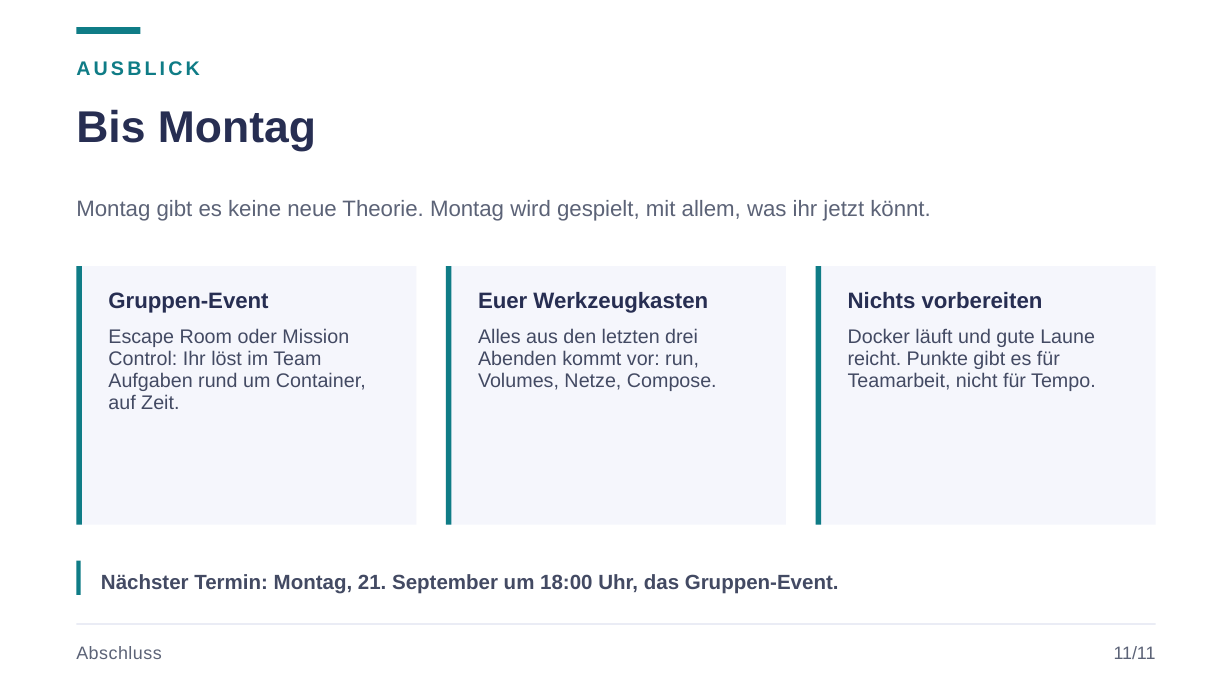
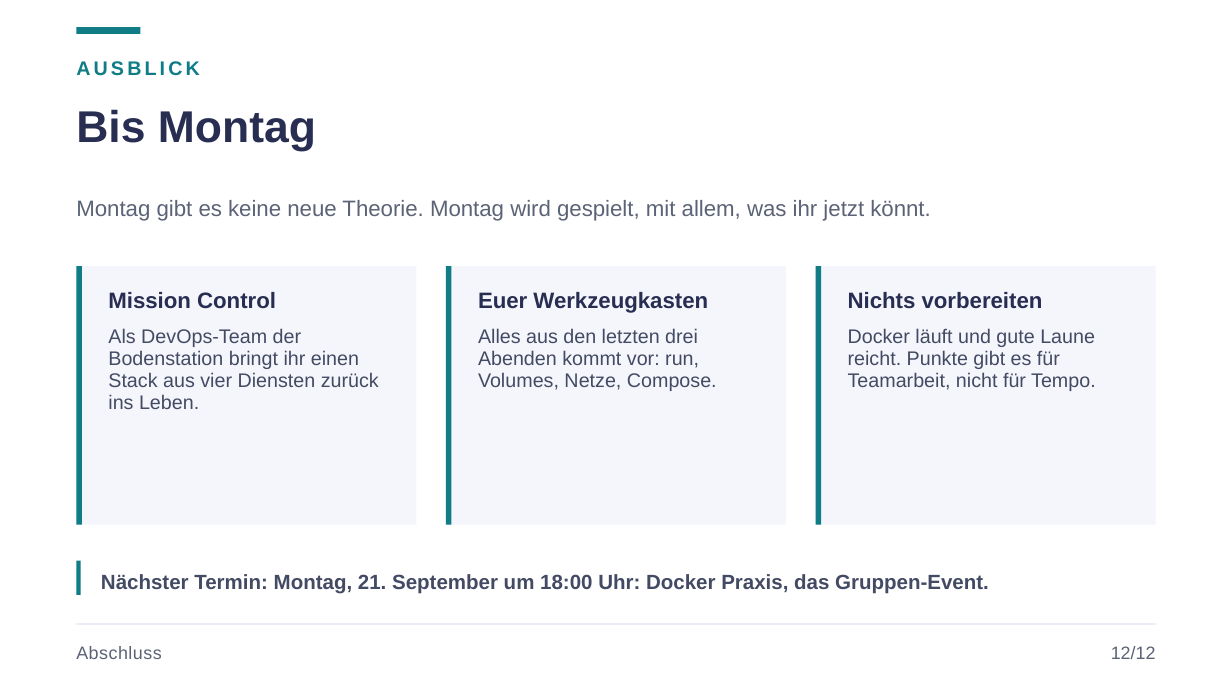
Before and after one commit to JacobMenge/kurs-unterlagen, a slide deck: slide 15 of folien/07-docker-compose.pptx (slide 14 before the commit). Drawn at 1232x693 pixels with LibreOffice and Linux fonts; fonts in the diff are those of the drawing. Boxes give left, top, right and bottom in pixels: in the first picture for what was removed or moved away, otherwise in the second. Text is boxed around its words. In the diff, an @@ line names an element or a change of style, - is before the commit and + after.

Commit message:
docker windows fix

```diff
--- a/folien/07-docker-compose.pptx
+++ b/folien/07-docker-compose.pptx
@@ text at [108, 292, 276, 309]: text changed @@
-Gruppen-Event
+Mission Control
@@ text at [108, 328, 379, 409]: text changed @@
-Escape Room oder Mission Control: Ihr löst im Team Aufgaben rund um Container, auf Zeit.
+Als DevOps-Team der Bodenstation bringt ihr einen Stack aus vier Diensten zurück ins Leben.
@@ text at [101, 574, 989, 594]: text changed @@
-Nächster Termin: Montag, 21. September um 18:00 Uhr, das Gruppen-Event.
+Nächster Termin: Montag, 21. September um 18:00 Uhr: Docker Praxis, das Gruppen-Event.
@@ text at [1111, 646, 1156, 659]: text changed @@
-11/11
+12/12
```
Also in this commit, not shown: 11 other slides changed, 1 slide added, 29 other files.
